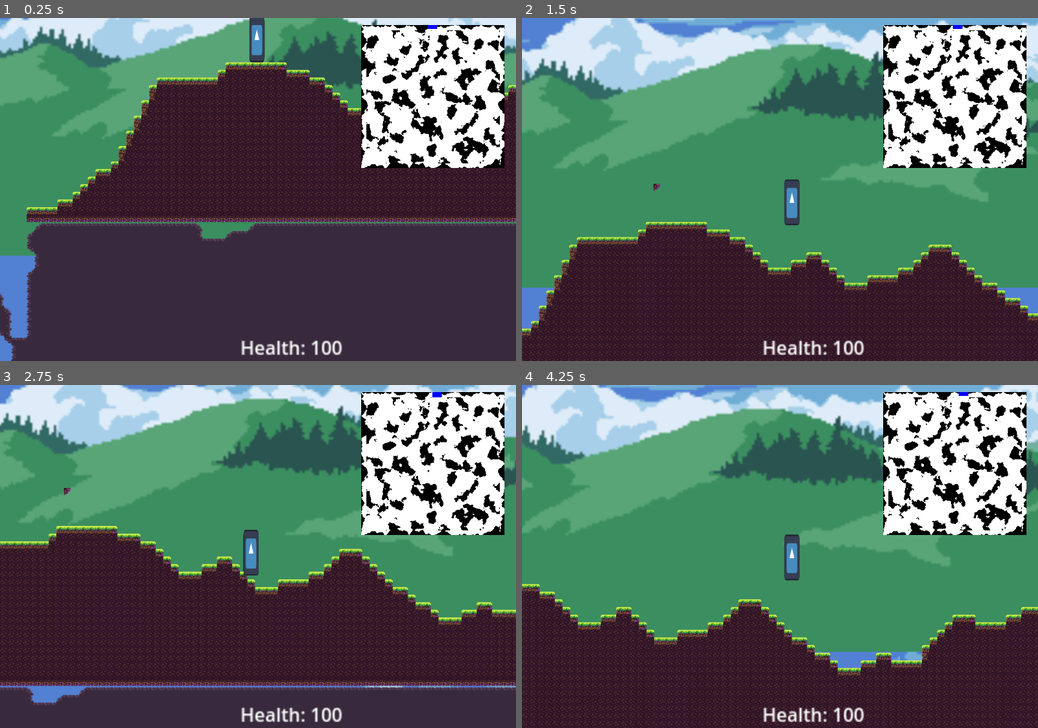
Above: before the commit, frames 1-4 (two rows, left to right).
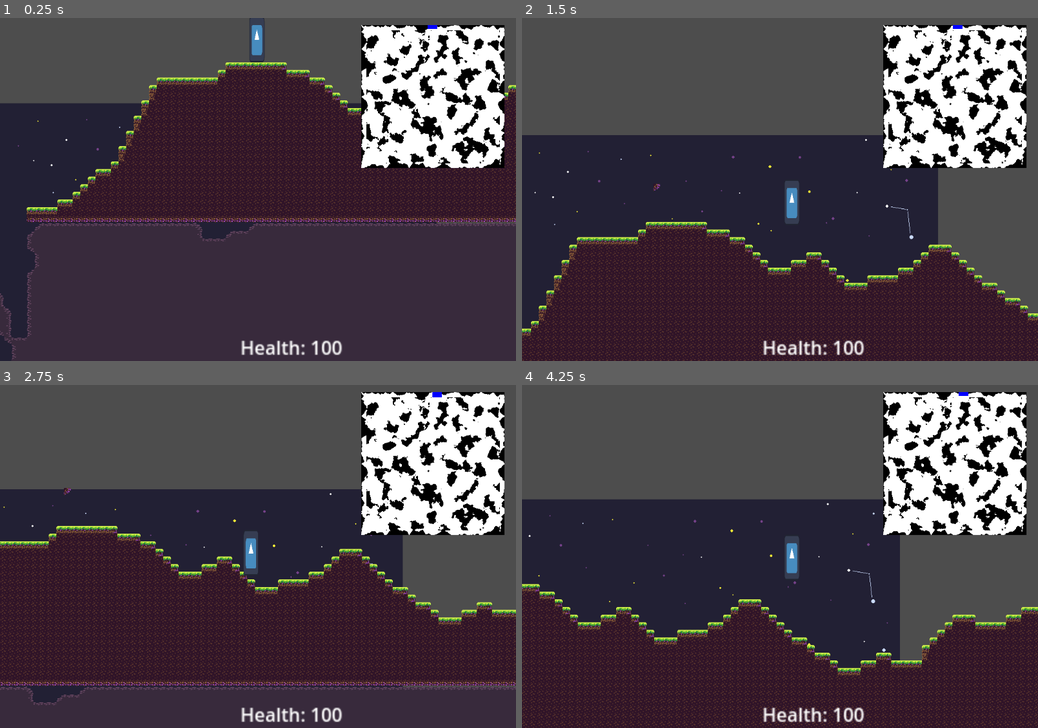
Above: after the commit, the same moments.

Repository: EamonnER/TerraWorlds
Game: Godot game, scene res://game.tscn
Two runs of this game, one before a commit and one after it. Both use one fixed random seed, a clock stepped at 60 frames per second and the inputs below. The engine's default icon, where the game draws it, is replaced by a stand-in: a white triangle on a blue panel in a dark square.
Inputs (mouse positions are in pixels of both pictures, inside the frame that each line leads up to):
- Up to frame 1 (0.25 s): no input
- Up to frame 2 (1.5 s): move the mouse to (893, 172) at 0.52 s; hold D (game_right) from 0.53 s (still down); click (893, 172) at 0.6 s; tap Space (game_jump) at 0.77 s; move the mouse to (676, 206) at 1.27 s; right-click (676, 206) at 1.35 s
- Up to frame 3 (2.75 s): tap Space (game_jump) at 1.52 s; move the mouse to (309, 481) at 2.02 s; release D (game_right) at 2.03 s; hold A (game_left) from 2.03 s (still down); click (309, 481) at 2.1 s
- Up to frame 4 (4.25 s): move the mouse to (754, 625) at 2.77 s; release A (game_left) at 2.78 s; hold D (game_right) from 2.78 s (still down); right-click (754, 625) at 2.85 s; tap Space (game_jump) at 3.02, 3.77 s; move the mouse to (934, 607) at 3.52 s; click (934, 607) at 3.6 s

The runs differ from the first frame. In frame 1, 24% of the frame differs, in the area x 0-100%, y 0-100%; in frame 2, 59%, in the area x 0-100%, y 0-93%; in frame 3, 43%; in frame 4, 59%.

Commit message:
Slightly changed background

Diff:
--- a/game.tscn
+++ b/game.tscn
@@ -6,12 +6,15 @@
 [ext_resource type="Script" path="res://src/entity/player/hud/minimap.gd" id="5_ap3o4"]
 [ext_resource type="Script" path="res://src/entity/player/hud/hud.gd" id="5_iee2e"]
 [ext_resource type="Script" path="res://src/entity/player/hud/health.gd" id="6_4awlf"]
+[ext_resource type="Script" path="res://src/entity/player/background.gd" id="8_ct475"]
 [ext_resource type="Texture2D" uid="uid://d0nlpiohiv678" path="res://assets/tilesets/sky.png" id="8_f8m72"]
 [ext_resource type="PackedScene" uid="uid://ffx1hqubsivi" path="res://src/world/world.tscn" id="8_gxbsa"]
 [ext_resource type="Texture2D" uid="uid://cdmxpgxq4ll3t" path="res://assets/tilesets/far.png" id="9_1swuo"]
 [ext_resource type="Texture2D" uid="uid://mcxks7o08vmh" path="res://assets/tilesets/near.png" id="10_lej60"]
+[ext_resource type="Texture2D" uid="uid://bm15jgq11yte4" path="res://assets/night.png" id="11_vo0r7"]
 
 [node name="Game" type="Node2D"]
+texture_filter = 1
 script = ExtResource("1_1l5x6")
 
 [node name="World" parent="." instance=ExtResource("8_gxbsa")]
@@ -72,16 +75,20 @@
 
 [node name="Background" type="Parallax2D" parent="."]
 show_behind_parent = true
-scale = Vector2(5, 5)
 scroll_scale = Vector2(0.2, 0.2)
-repeat_size = Vector2(320, 192)
-repeat_times = 8
+script = ExtResource("8_ct475")
 
 [node name="Sky" type="Sprite2D" parent="Background"]
+visible = false
 texture = ExtResource("8_f8m72")
 
 [node name="Far" type="Sprite2D" parent="Background"]
+visible = false
 texture = ExtResource("9_1swuo")
 
 [node name="Near" type="Sprite2D" parent="Background"]
+visible = false
 texture = ExtResource("10_lej60")
+
+[node name="Night" type="Sprite2D" parent="Background"]
+texture = ExtResource("11_vo0r7")
--- /dev/null
+++ b/src/entity/player/background.gd
@@ -0,0 +1,16 @@
+extends Parallax2D
+class_name Background
+
+var player: Player
+
+func set_target(new_player: Player):
+	if not new_player.is_multiplayer_authority():
+		queue_free()
+		return
+
+	player = new_player
+
+func _process(delta: float) -> void:
+	if player and player.is_rotating:
+		# set_rotation(-player.get_rotation())
+		pass
--- a/src/game.gd
+++ b/src/game.gd
@@ -4,6 +4,7 @@
 @onready var world: World = $World
 @onready var camera: Camera2D = $Camera
 @onready var hud: Control = $CanvasLayer/HUD
+@onready var background: Background = $Background
 
 func _ready() -> void:
 	world.generate_new_world()
@@ -15,6 +16,7 @@
 	if player.is_multiplayer_authority():  # Only follow the local player
 		camera.set_target(player)
 		hud.set_target(player)
+		background.set_target(player)
 
 	hud.get_node("Minimap").world_size = world.WORLD_SIZE
 	hud.get_node("Minimap").draw(world.foreground)
--- a/src/world/world.tscn
+++ b/src/world/world.tscn
@@ -168,6 +168,7 @@
 [sub_resource type="Environment" id="Environment_kgesb"]
 
 [node name="World" type="Node2D"]
+texture_filter = 1
 script = ExtResource("1_36xlx")
 
 [node name="Foreground" type="TileMapLayer" parent="."]
Binary file added: assets/night.png
Not shown, added: assets/night.png.import
Not shown: 1 places in game.tscn that only renumber resources
